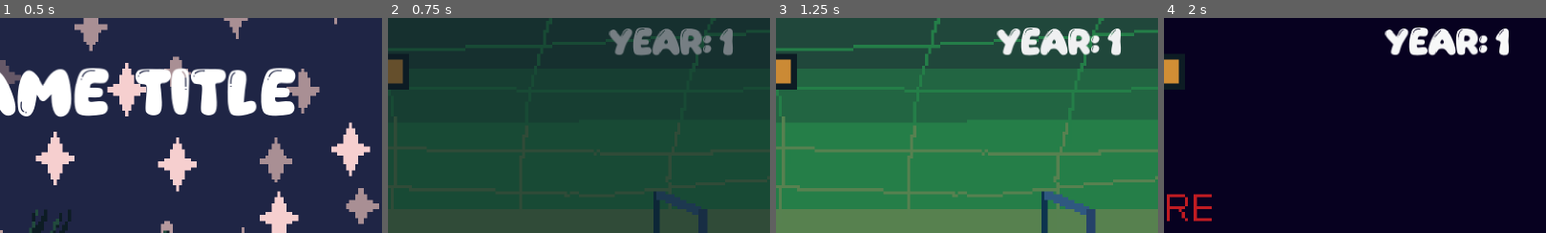
Above: before the commit, frames 1-4 (left to right).
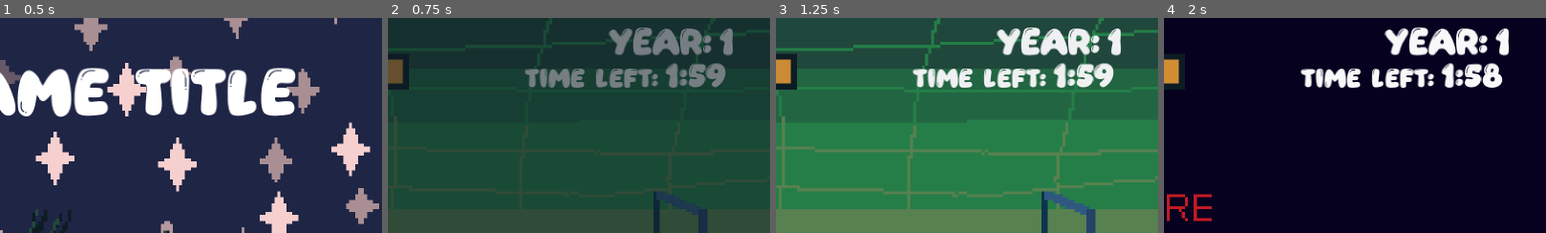
Above: after the commit, the same moments.

Repository: KatLuvsYa3/Geaux_Hackathon_Godot
Game: Godot game, scene res://scenes/game/start_screen.tscn
Same seed, same stepped clock (60 frames per second), same inputs: the game is played once before the commit and once after it.
Inputs (mouse positions are % of the whole screen's width and height, from its top left):
- Up to frame 1 (0.5 s): no input
- Up to frame 2 (0.75 s): click "Start" at 0.5 s
- Up to frame 3 (1.25 s): no input
- Up to frame 4 (2 s): click (73, 63) at 1.25 s
The pictures show only the part of the screen within x 50-100%, y 0-50%; the shares and areas given below are measured in that part.

Frame 1 is identical in both runs. In frame 2, 3.2% of the frame differs, in the area x 35-89%, y 20-33%; in frame 3, 3.4%; in frame 4, 3.5%.

Commit message:
ADDED TIMER

Diff:
--- a/scenes/StatDisplay.tscn
+++ b/scenes/StatDisplay.tscn
@@ -56,3 +56,21 @@
 position = Vector2(68.99999, 18)
 scale = Vector2(2.0625, 0.75)
 texture = ExtResource("3_6xqme")
+
+[node name="Timer" type="Label" parent="." unique_id=1962481652]
+layout_mode = 0
+offset_left = 221.0
+offset_top = 14.0
+offset_right = 261.0
+offset_bottom = 32.0
+theme_override_font_sizes/font_size = 10
+text = "2:30"
+
+[node name="Time Left" type="Label" parent="." unique_id=977710715]
+layout_mode = 0
+offset_left = 174.0
+offset_top = 16.0
+offset_right = 230.0
+offset_bottom = 34.0
+theme_override_font_sizes/font_size = 8
+text = "Time Left:"
--- a/scripts/base_script.gd
+++ b/scripts/base_script.gd
@@ -34,6 +34,9 @@
 @export var research_value = 0
 @export var final_research_value = 10
 
+# in seconds
+@export var initial_time = 120
+@export var timer = 0
 @export var year = 1
 @export var final_year = 3
 @export var current_minigame = Minigames.NOT_IN
@@ -63,6 +66,7 @@
 	display = get_child(3)
 	display.get_child(0).max_value = base_energy
 	display.get_child(0).value = base_energy
+	timer = initial_time
 
 func end_game():
 	get_tree().change_scene_to_file("res://scenes/game/end_scene.tscn")
@@ -129,7 +133,14 @@
 #func _ready() -> void:
 	#pass # Replace with function body.
 #
-#
-## Called every frame. 'delta' is the elapsed time since the previous frame.
-#func _process(delta: float) -> void:
-	#pass
+
+func sec_to_string(x) -> String:
+	return str((int)(x/60))+":"+str(((int)(x))%60)
+
+# Called every frame. 'delta' is the elapsed time since the previous frame.
+func _process(delta: float) -> void:
+	if display:
+		timer-=delta
+		display.get_child(5).text = sec_to_string(timer)
+		if timer < 0:
+			end_game()
